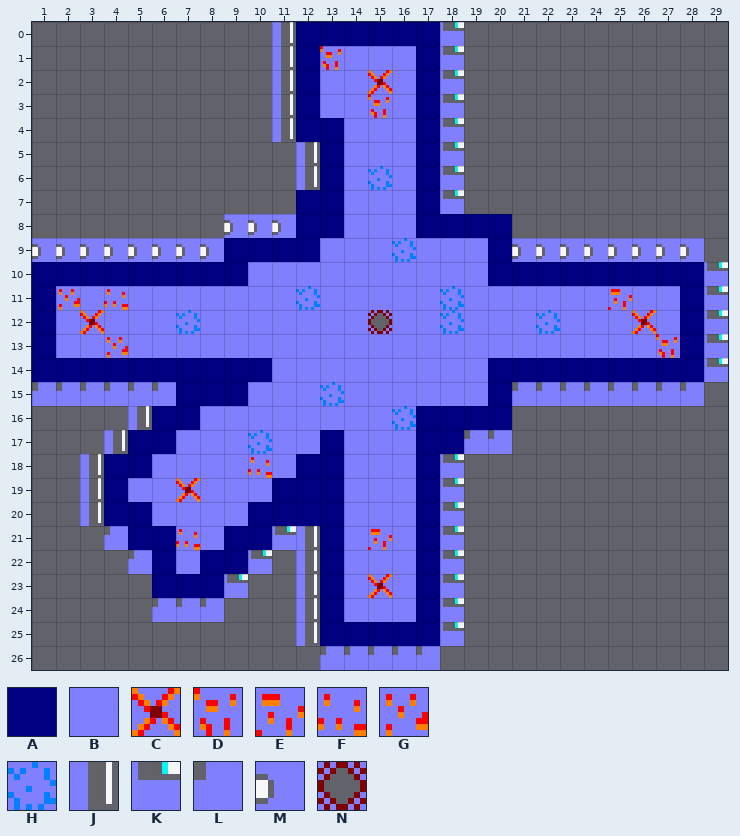
Two states of a Tiled map, splatun/assets/World1/Level11/Level11.tmx. That is the earlier state.
Cells are 8x8 px. Shown: x 1..29, y 0..26.
Key: from "Tileset": A 14, B 16, C 17, D 18, E 19, F 20, G 21, H 22, J 25, K 26, L 27, M 28, N 30.
_ is an empty cell.
Layer "Tile Layer 1" before, first column x 1:
 0 __________JAAAAAAK___________
 1 __________JADBBBAK___________
 2 __________JABBCBAK___________
 3 __________JABBDBAK___________
 4 __________JAABBBAK___________
 5 ___________JABBBAK___________
 6 ___________JABHBAK___________
 7 ___________AABBBAK___________
 8 ________MMMAABBBAAAA_________
 9 MMMMMMMMAAAABBBHBBBAMMMMMMMM_
10 AAAAAAAAABBBBBBBBBBAAAAAAAAAK
11 AGBFBBBBBBBHBBBBBHBBBBBBEBBAK
12 ABCBBBHBBBBBBBNBBHBBBHBBBCBAK
13 ABBGBBBBBBBBBBBBBBBBBBBBBBDAK
14 AAAAAAAAAABBBBBBBBBAAAAAAAAAK
15 LLLLLLAAABBBHBBBBBBALLLLLLLL_
16 ____JAABBBBBBBBHAAAA_________
17 ___JAABBBHBBABBBAALL_________
18 __JAABBBBFBAABBBAK___________
19 __JABBCBBBAAABBBAK___________
20 __JAABBBBAAAABBBAK___________
21 ___LAAFBAAKJABEBAK___________
22 ____LABAAK_JABBBAK___________
23 _____AAAK__JABCBAK___________
24 _____LLL___JABBBAK___________
25 ___________JAAAAAK___________
26 ____________LLLLL____________
The same view after the edit:
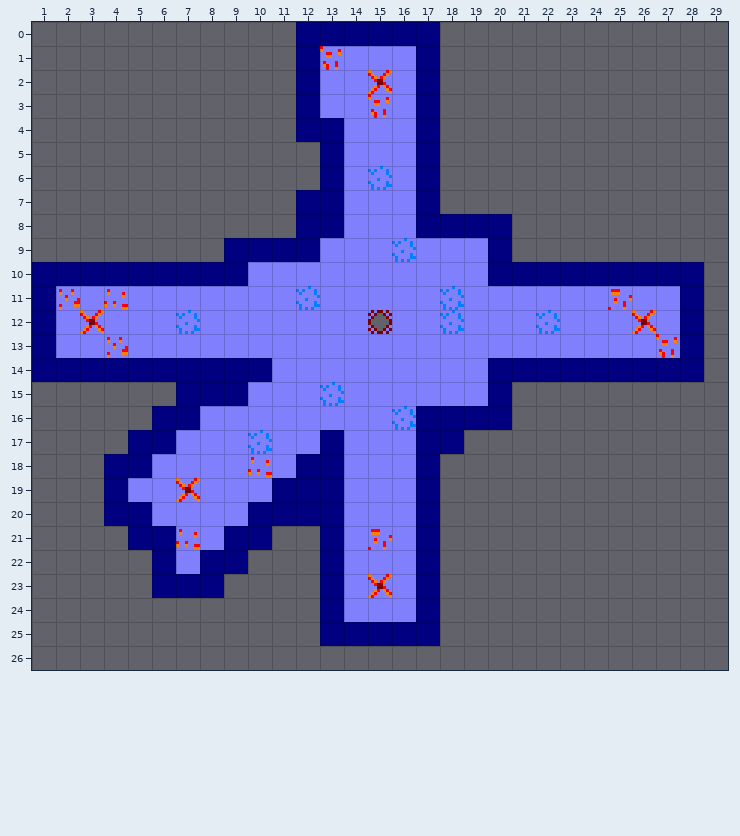
What changed:
Changed rows in their new state; . is an unchanged cell.
Layer "Tile Layer 1":
first column x 1:
 0 .........._......_...........
 1 .........._......_...........
 2 .........._......_...........
 3 .........._......_...........
 4 .........._......_...........
 5 ..........._....._...........
 6 ..........._....._...........
 7 ................._...........
 8 ........___..................
 9 ________............________.
10 ............................_
11 ............................_
12 ............................_
13 ............................_
14 ............................_
15 ______..............________.
16 ...._........................
17 ..._..............__.........
18 .._.............._...........
19 .._.............._...........
20 .._.............._...........
21 ..._......__....._...........
22 ...._...._._....._...........
23 ........_.._....._...........
24 .....___..._....._...........
25 ..........._....._...........
26 ............_____............
